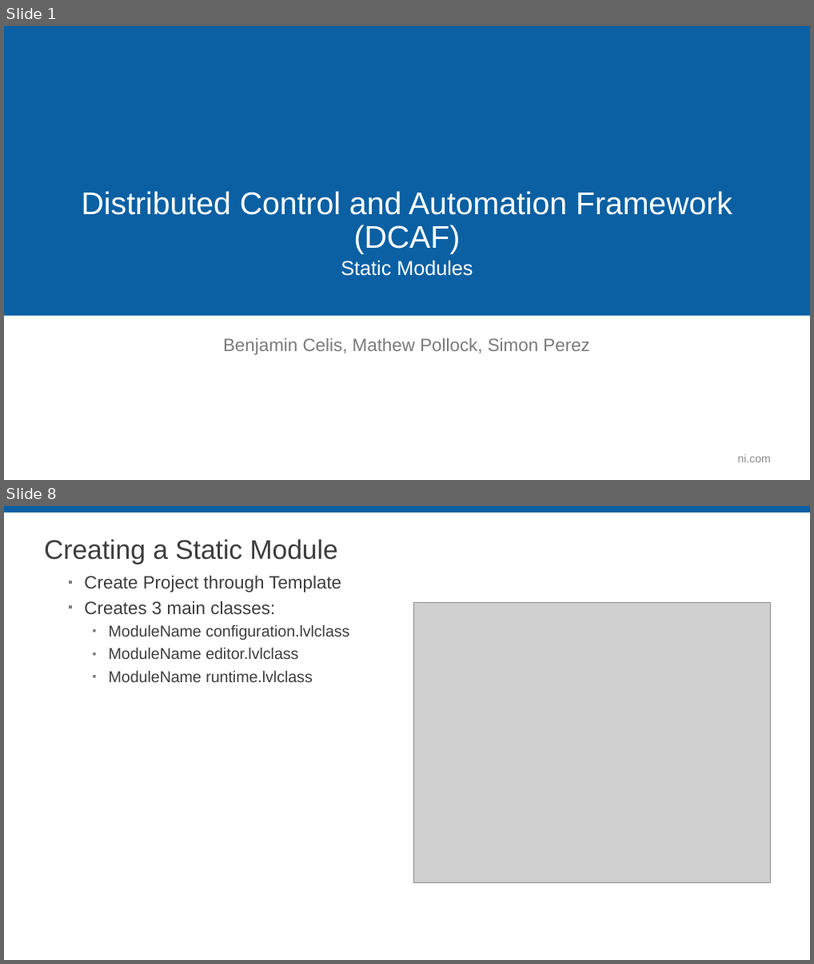
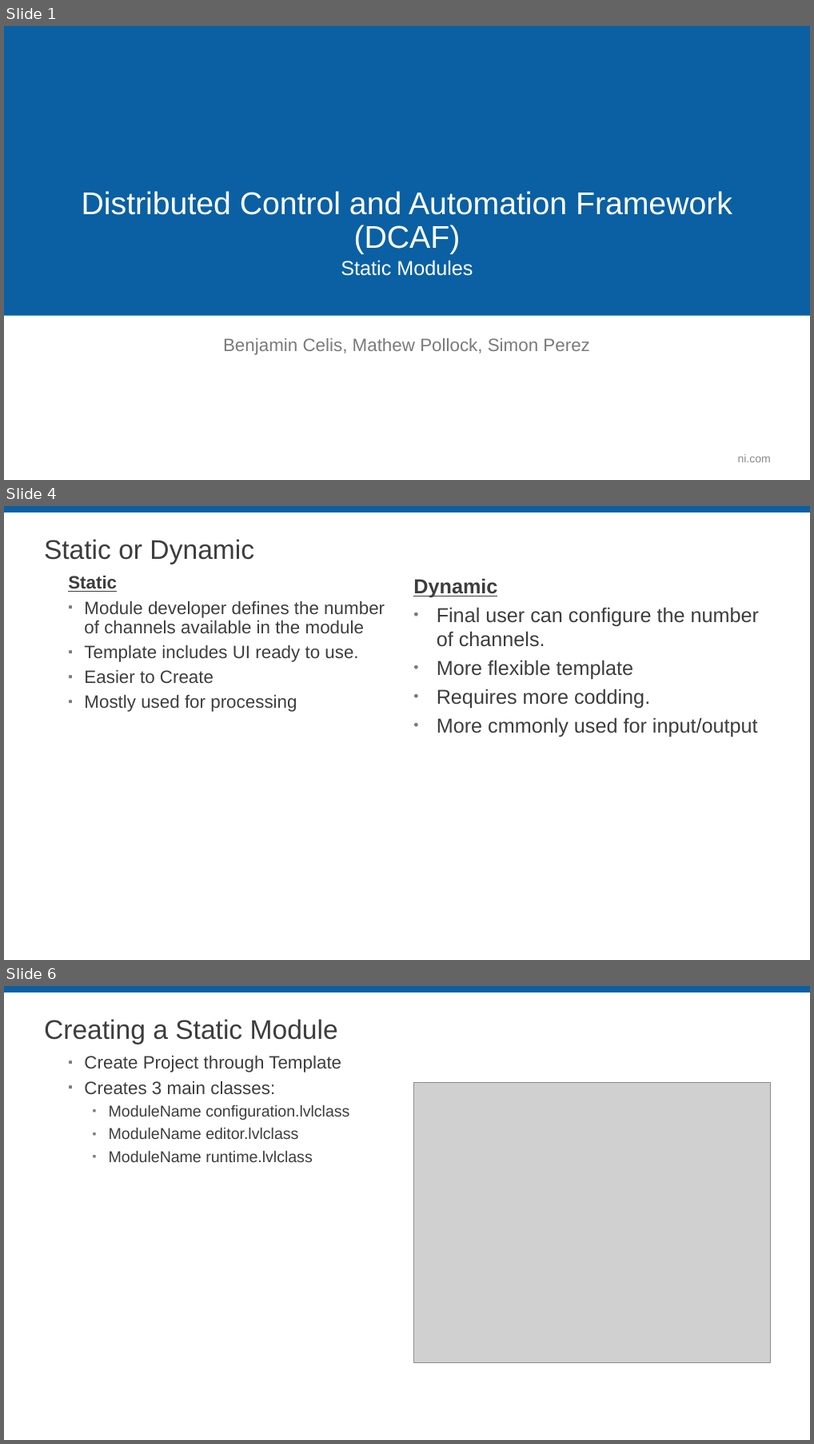
Before and after one commit to LabVIEW-DCAF/Documentation, a slide deck: Trunk/Getting Started Material/DCAF Training/6 Static Modules.pptx. Shown one above the other, each under a label of ours: slides 1 and 8 before the commit, slides 1, 4 and 6 after it; the slides between them are not shown. The pictures are 814x964 and 814x1444 pixels, drawn with LibreOffice and Linux fonts; fonts in the diff are those of the drawing; grey boxes stand for pictures; background and template pictures are left out. Boxes give left, top, right and bottom in pixels: in the first picture for what was removed or moved away, otherwise in the second. Text is boxed around its words. In the diff, an @@ line names an element or a change of style, - is before the commit and + after.

Commit message:
First Pass Static Module, also made some update to shared slides in the dynamic module

```diff
--- a/Trunk/Getting Started Material/DCAF Training/6 Static Modules.pptx
+++ b/Trunk/Getting Started Material/DCAF Training/6 Static Modules.pptx
@@ slide 4 added at bbox=[4, 506, 810, 960], background #FFFFFF; not listed: 1 template element that a slide beside it also shows @@
@@ title added at bbox=[44, 539, 254, 564], 32 pt, text #3D3D3D @@
+Static or Dynamic
@@ text added at bbox=[68, 576, 385, 712], 21.3 pt, text #3D3D3D @@
+  Static
+  ▪ Module developer defines the number of channels available in the module
+  ▪ Template includes UI ready to use.
+  ▪ Easier to Create
+  ▪ Mostly used for processing
@@ text added at bbox=[414, 578, 759, 736], 24 pt, text #3D3D3D @@
+Dynamic
+• Final user can configure the number of channels.
+• More flexible template
+• Requires more codding.
+• More cmmonly used for input/output
@@ what was slide 8 is now slide 6 @@
```
Also in this commit, not shown: 3 slides changed, 15 other slides added, 12 slides removed, 1 other file.
